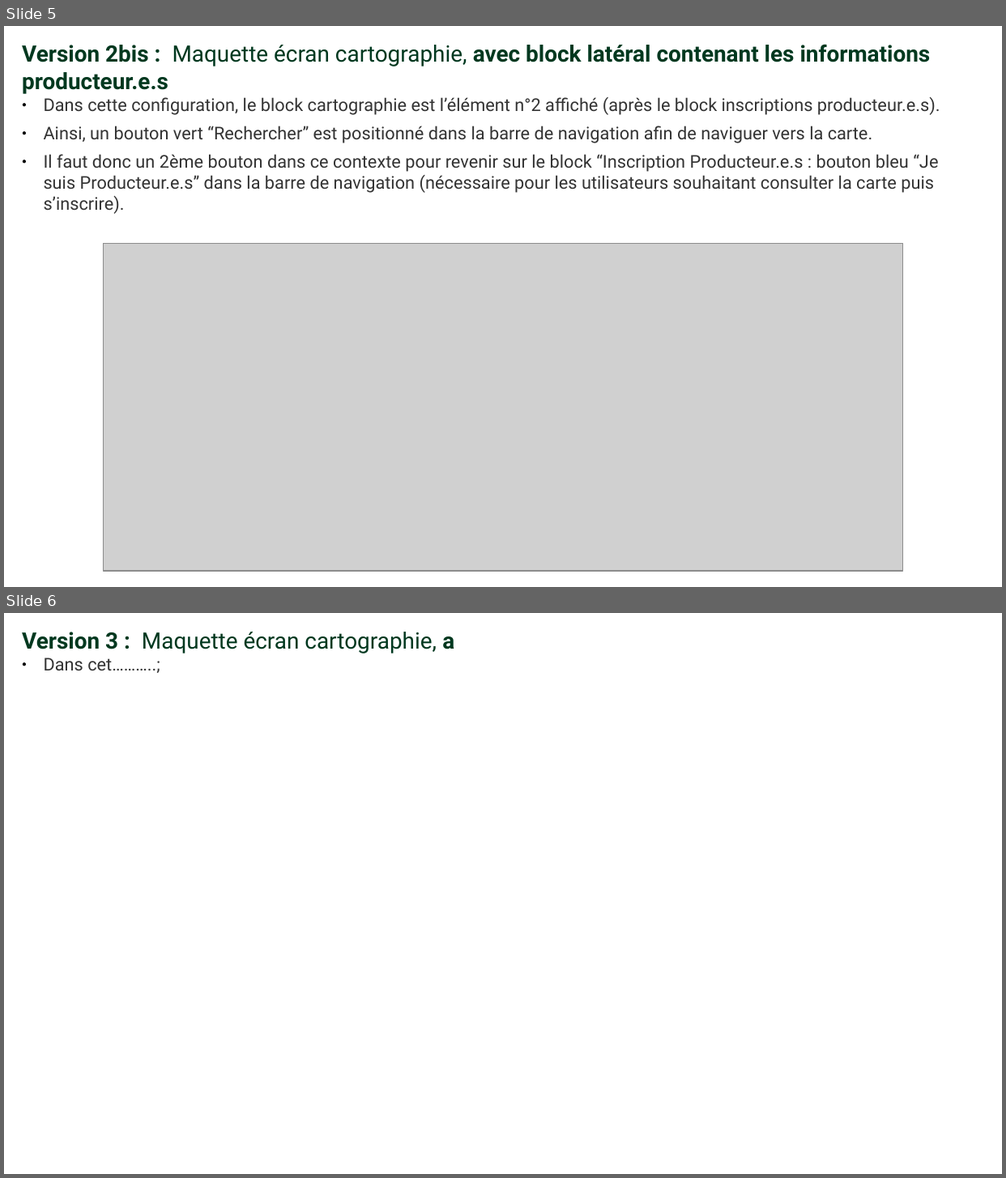
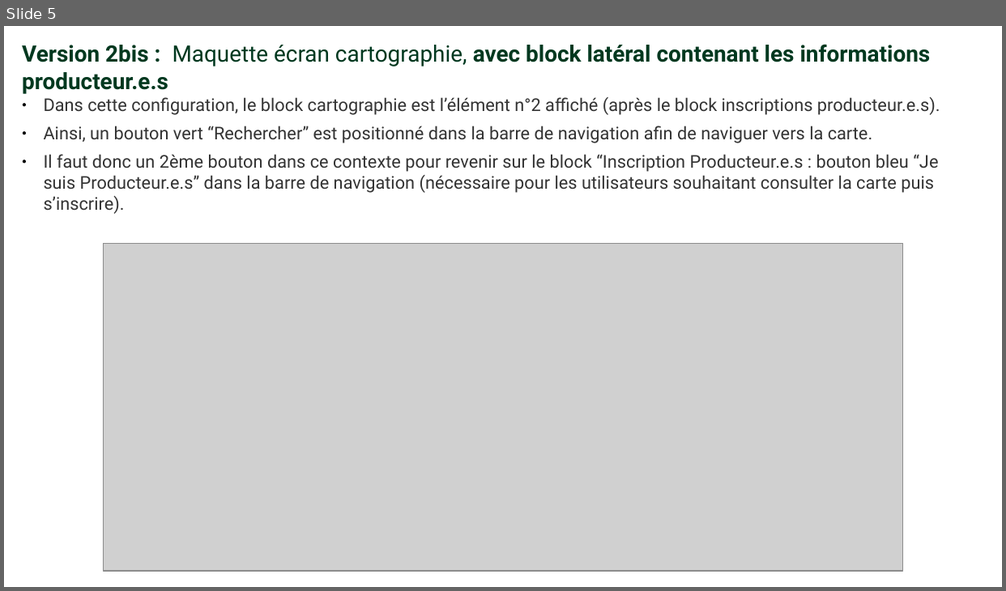
Before and after one commit to PaulBisserier/cetcal, a slide deck: qualification/maquettes/maquettes_cartographie_cetcal-site_v0-1.odp. Shown one above the other, each under a label of ours: slides 5 and 6 before the commit, slide 5 after it. The pictures are 1006x1178 and 1006x591 pixels, drawn with LibreOffice and Linux fonts; fonts in the diff are those of the drawing; grey boxes stand for pictures. Boxes give left, top, right and bottom in pixels: in the first picture for what was removed or moved away, otherwise in the second. Text is boxed around its words. In the diff, an @@ line names an element or a change of style, - is before the commit and + after.

```diff
--- a/qualification/maquettes/maquettes_cartographie_cetcal-site_v0-1.odp
+++ b/qualification/maquettes/maquettes_cartographie_cetcal-site_v0-1.odp
@@ slide 6 removed at [4, 613, 1002, 1174], background #FFFFFF @@
@@ text removed at [22, 632, 454, 673] @@
-Version 3 : Maquette écran cartographie, a
-● Dans cet………..;
```
Also in this commit, not shown: 1 slide changed, 5 slides added, 23 other files.
